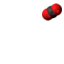
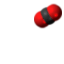
Layers edited between the first and the second 64 x 64 image:
painted on "carbon-dioxide.png" over <box>34,3,62,29</box>
